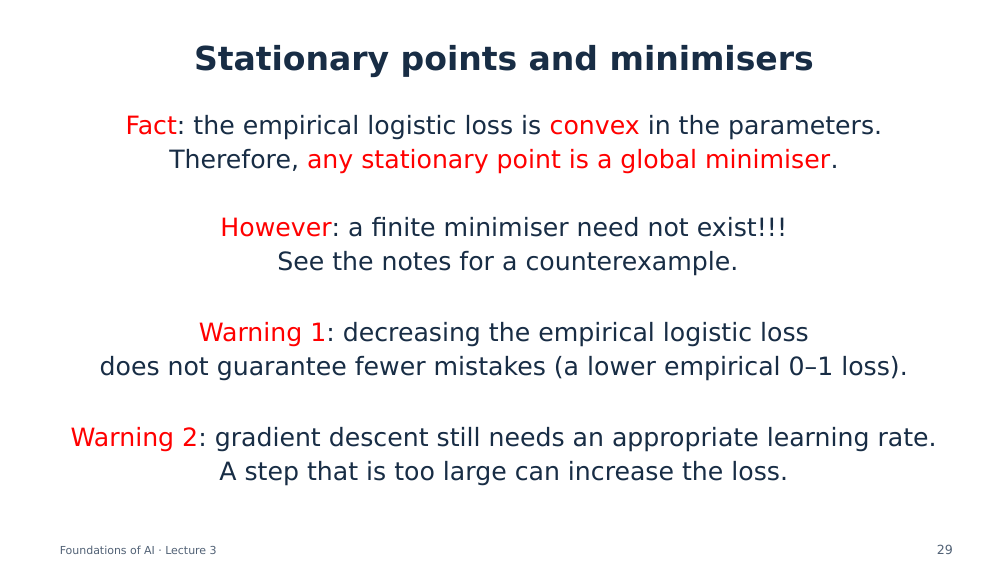
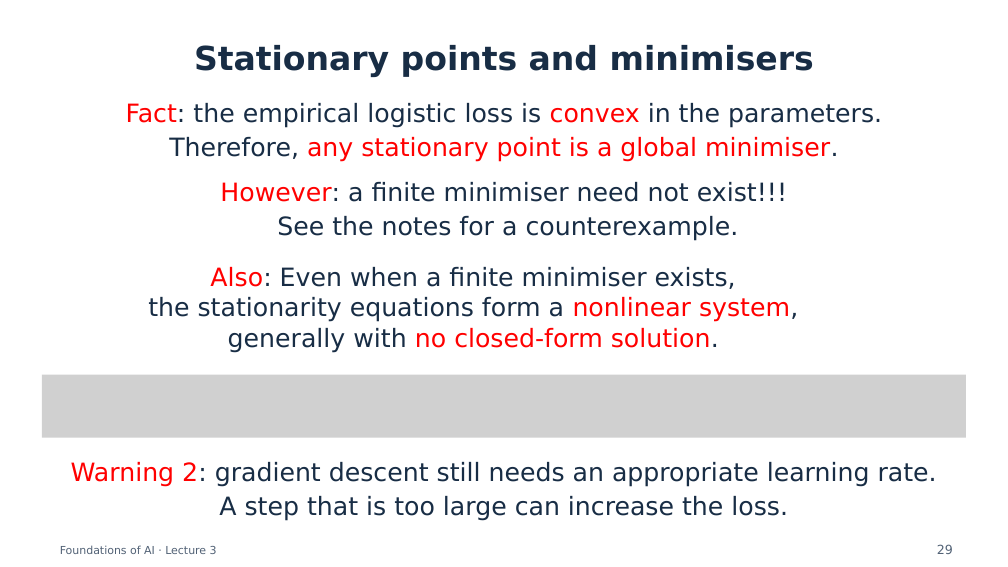
Before and after one commit to semtm0051/2026_27, a slide deck: slide 29 of Week_03/Slides/Week_03 - Slides.pptx. Drawn at 1008x567 pixels with LibreOffice and Linux fonts; fonts in the diff are those of the drawing; grey boxes stand for pictures. Boxes give left, top, right and bottom in pixels: in the first picture for what was removed or moved away, otherwise in the second. Text is boxed around its words. In the diff, an @@ line names an element or a change of style, - is before the commit and + after.

Commit message:
Update Week 3 slides and matching PDF

```diff
--- a/Week_03/Slides/Week_03 - Slides.pptx
+++ b/Week_03/Slides/Week_03 - Slides.pptx
@@ text "Fact: the empirical logistic loss ...": place and size @@
-text "Fact: the empirical logistic loss ..." at [126,115,882,174]
+text "Fact: the empirical logistic loss ..." at [126,103,882,162]
@@ text "However: a finite minimiser need ...": place and size @@
-text "However: a finite minimiser need ..." at [220,217,787,276]
+text "However: a finite minimiser need ..." at [220,182,787,241]
@@ text added at [148,267,798,353], 24 pt, text #182D45 @@
+Also: Even when a finite minimiser exists,
+the stationarity equations form a nonlinear system,
+generally with no closed-form solution.
@@ text removed at [100,322,907,381] @@
-Warning 1: decreasing the empirical logistic loss
-does not guarantee fewer mistakes (a lower empirical 0–1 loss).
@@ picture added at [42,375,966,438] @@
@@ text "Warning 2: gradient descent still ...": place and size @@
-text "Warning 2: gradient descent still ..." at [71,427,937,486]
+text "Warning 2: gradient descent still ..." at [71,462,937,521]
```
Also in this commit, not shown: 1 other file.
